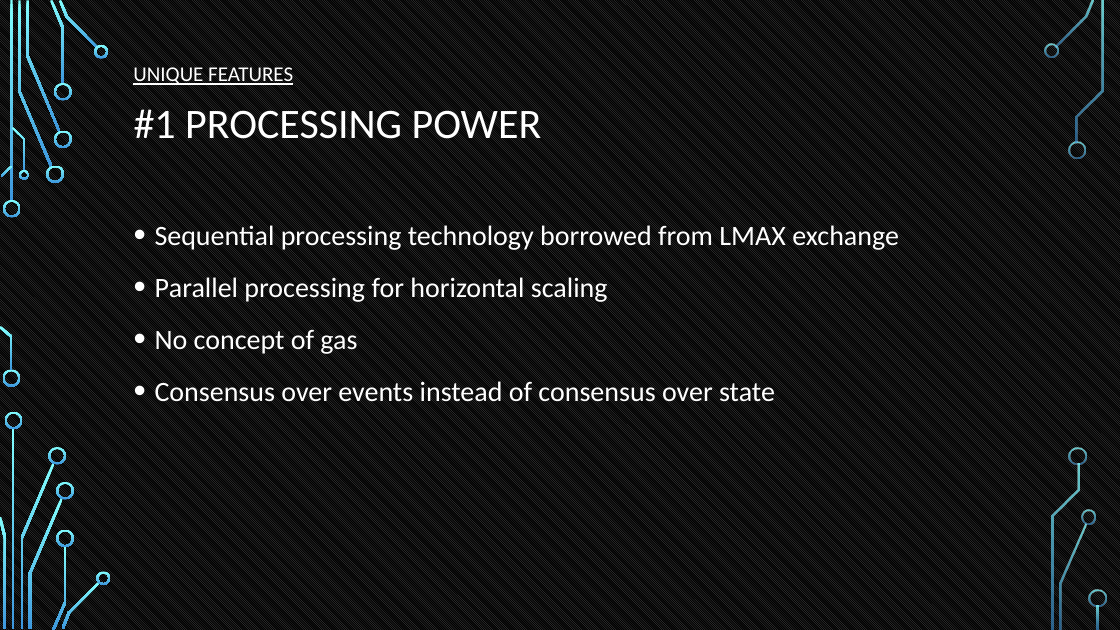
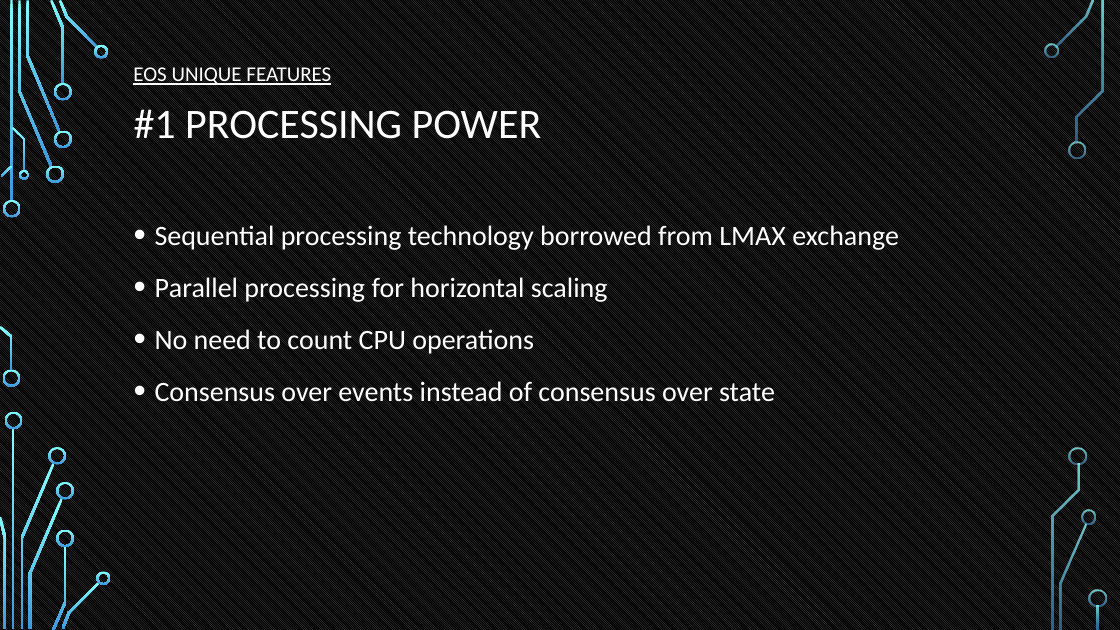
Before and after one commit to tokenika/tokenika.github.io, a slide deck: slide 30 of WarsawBlock(3).pptx. Drawn at 1120x630 pixels with LibreOffice and Linux fonts; fonts in the diff are those of the drawing; background and template pictures are left out. Boxes give left, top, right and bottom in pixels: in the first picture for what was removed or moved away, otherwise in the second. Text is boxed around its words. In the diff, an @@ line names an element or a change of style, - is before the commit and + after.

Commit message:
unique

```diff
--- a/WarsawBlock(3).pptx
+++ b/WarsawBlock(3).pptx
@@ text at box(133, 67, 331, 85): text changed @@
-UNIQUE FEATURES
+EOS UNIQUE FEATURES
@@ text at box(155, 329, 534, 354): text changed @@
-• No concept of gas
+• No need to count CPU operations
```
Also in this commit, not shown: 9 other slides changed, 2 other files.
